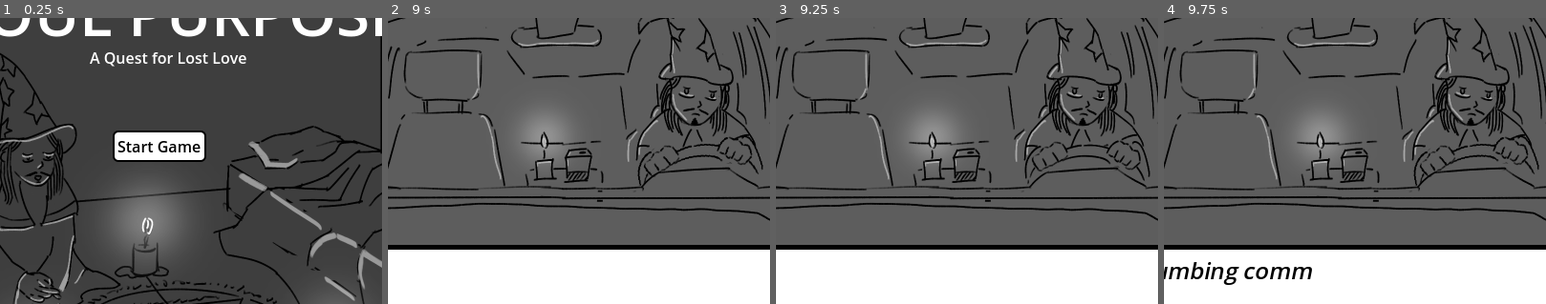
Above: before the commit, frames 1-4 (left to right).
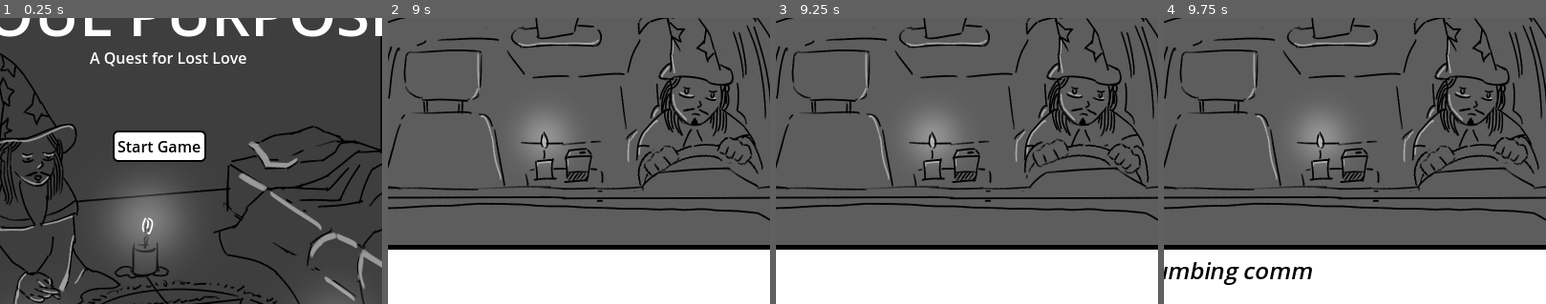
Above: after the commit, the same moments.

Repository: m4ym4y/ld55-soul-purpose
Game: Godot game, scene res://main.tscn
Two runs of this game, one before a commit and one after it. Both use one fixed random seed, a clock stepped at 60 frames per second and the inputs below.
Inputs (mouse positions are % of the whole screen's width and height, from its top left):
- Up to frame 1 (0.25 s): no input
- Up to frame 2 (9 s): click "Start Game" at 0.5 s; tap Enter at 1.25, 2.75, 4.25 s; move the mouse to (72, 45) at 1.27 s; click (72, 45) at 1.42 s; tap Space at 2, 3.5, 5 s; move the mouse to (30, 55) at 2.02 s; click (30, 55) at 2.17 s; move the mouse to (60, 28) at 2.77 s; click (60, 28) at 2.92 s; move the mouse to (45, 70) at 3.52 s; click (45, 70) at 3.67 s; move the mouse to (80, 65) at 4.27 s; click (80, 65) at 4.42 s; move the mouse to (20, 35) at 5.02 s; click (20, 35) at 5.17 s; move the mouse to (55, 50) at 5.77 s; click (55, 50) at 5.92 s; move the mouse to (35, 25) at 6.52 s; click (35, 25) at 6.67 s; click "Start the next day" at 7.25 s; click "Start the next day" at 8 s; click "Summon a Soul" at 8.75 s
- Up to frame 3 (9.25 s): no input
- Up to frame 4 (9.75 s): move the mouse to (72, 45) at 9.52 s; click (72, 45) at 9.67 s
The pictures show only the part of the screen within x 28-78%, y 27-77%; the shares and areas given below are measured in that part.

Frames 1-2 are identical in both runs. In frame 3, 1.2% of the frame differs, in the area x 65-98%, y 42-58%; in frame 4, nothing differs.

Commit message:
more pulls

Diff:
--- a/driving.tscn
+++ b/driving.tscn
@@ -35,7 +35,7 @@
 scale = Vector2(0.5, 0.5)
 sprite_frames = SubResource("SpriteFrames_hgvvy")
 autoplay = "default"
-frame_progress = 0.472133
+frame_progress = 0.838261
 
 [node name="DialogueBox" parent="." instance=ExtResource("5_fo155")]
 
--- a/room.tscn
+++ b/room.tscn
@@ -24,6 +24,12 @@
 [ext_resource type="PackedScene" uid="uid://b1yofrb2qrxbe" path="res://dialogue_box.tscn" id="12_40mwk"]
 [ext_resource type="PackedScene" uid="uid://1b7a0ydchq46" path="res://compendium.tscn" id="13_tygmm"]
 [ext_resource type="Theme" uid="uid://b1403fceh41l5" path="res://control_theme.tres" id="14_afhcp"]
+[ext_resource type="Texture2D" uid="uid://xla878iru0ea" path="res://assets/eanasir_1.png" id="17_ncays"]
+[ext_resource type="Texture2D" uid="uid://dw1d8wr02vgtu" path="res://assets/eanasir.png" id="18_kc5sq"]
+[ext_resource type="Texture2D" uid="uid://c38v07grxnygg" path="res://assets/jimothy1.png" id="19_4no4h"]
+[ext_resource type="Texture2D" uid="uid://dpj5ea3buu7gu" path="res://assets/jimothy.png" id="20_1is56"]
+[ext_resource type="Texture2D" uid="uid://ebau4ag28wvt" path="res://assets/piano-1.png" id="23_kfplf"]
+[ext_resource type="Texture2D" uid="uid://bbfoyln2f8hk" path="res://assets/piano.png" id="24_lxj0v"]
 [ext_resource type="AudioStream" uid="uid://dog5er1o18ved" path="res://assets/whoosh.wav" id="25_tpx70"]
 
 [sub_resource type="SpriteFrames" id="SpriteFrames_akn02"]
@@ -169,6 +175,28 @@
 }, {
 "frames": [{
 "duration": 1.0,
+"texture": ExtResource("17_ncays")
+}, {
+"duration": 1.0,
+"texture": ExtResource("18_kc5sq")
+}],
+"loop": false,
+"name": &"eanasir",
+"speed": 0.5
+}, {
+"frames": [{
+"duration": 1.0,
+"texture": ExtResource("19_4no4h")
+}, {
+"duration": 1.0,
+"texture": ExtResource("20_1is56")
+}],
+"loop": false,
+"name": &"jimothy",
+"speed": 0.5
+}, {
+"frames": [{
+"duration": 1.0,
 "texture": ExtResource("6_wwwmp")
 }, {
 "duration": 1.0,
@@ -176,6 +204,17 @@
 }],
 "loop": false,
 "name": &"lab8researcher",
+"speed": 0.5
+}, {
+"frames": [{
+"duration": 1.0,
+"texture": ExtResource("23_kfplf")
+}, {
+"duration": 1.0,
+"texture": ExtResource("24_lxj0v")
+}],
+"loop": false,
+"name": &"piano",
 "speed": 0.5
 }, {
 "frames": [{
--- a/state_container.gd
+++ b/state_container.gd
@@ -34,13 +34,53 @@
 			["Mother of god, what have I done! Wh- Where am I? Whoever you are, get out of here, as fast as you can! I'm begging …(210 unchanged characters)…
 			["** Incoherent screaming **", 20],
 		]
-	}
+	},
+
+	"jimothy": {
+		"pulled": 0,
+		"name": "Jimothy",
+		"dialogue": [
+			["Hello, sir, have you seen my parents anywhere? I'm awful cold, and this rich fellow just ran me over with his horse and carriage...", 50],
+			["Hello, sir, have you got any geese? I would really enjoy a christmas goose right now...", 50],
+		]
+	},
+
+	"piano": {
+		"pulled": 0,
+		"name": "Piano",
+		"dialogue": [
+			["** Discordant out-of-tune piano noises **", 50],
+			["Where is this? I was separated from my herd. I heard a bang. Where am I?", 50],
+		]
+	},
+
+	"eanasir": {
+		"pulled": 0,
+		"name": "Mesopotamian Copper Merchant",
+		"dialogue": [
+			["Hello my friend! You work in a call center? I have no idea what that is, but I do know a thing or two about customer complaints. The key is to never stop selling poor quality copper to Bablyon, no matter what your haters try to say.", 50],
+		]
+	},
+
+	"infernus": {
+		"pulled": 0,
+		"name": "Infernus",
+		"dialogue": [
+			["Uh oh, I guess the tie between my soul and my body is getting pretty threadbare... I better do some spiritual healing magic... just as soon as I pull some more souls...", 50],
+			["Oh hey, what? This is my room! Oh, oops. Guess I better get back into my body. God, I really need some sleep...", 50],
+			["Oh hey another one of me? I guess we could have some fun, if only I weren't incorporeal...", 5],
+		]
+	},
 }
 
 var pull_weights = [
-		["dave", 50],
-		["trudy", 25],
-		["lab8researcher", 25],
+		["dave", 40],
+		["trudy", 10],
+		["lab8researcher", 10],
+		["piano", 10],
+		["jimothy", 10],
+		["infernus", 5],
+		["eanasir", 5],
 ]
 
 var customer_delight_data = [
Binary file added: assets/eanasir.png
Not shown, added: assets/eanasir.png.import
Binary file added: assets/eanasir_1.png
Not shown, added: assets/eanasir_1.png.import
Binary file added: assets/infernus-pull-1.png
Not shown, added: assets/infernus-pull-1.png.import
Binary file added: assets/infernus-pull.png
Not shown, added: assets/infernus-pull.png.import
Binary file added: assets/jimothy.png
Not shown, added: assets/jimothy.png.import
Binary file added: assets/jimothy1.png
Not shown, added: assets/jimothy1.png.import
(and 5 more such lines)
